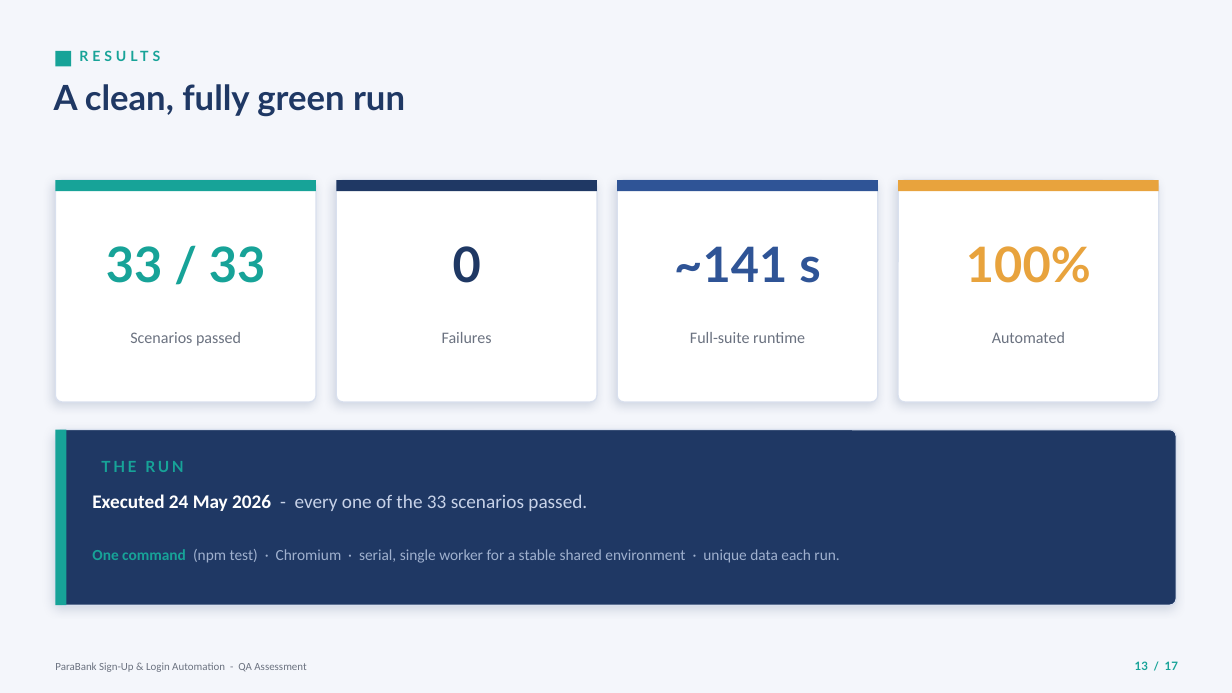
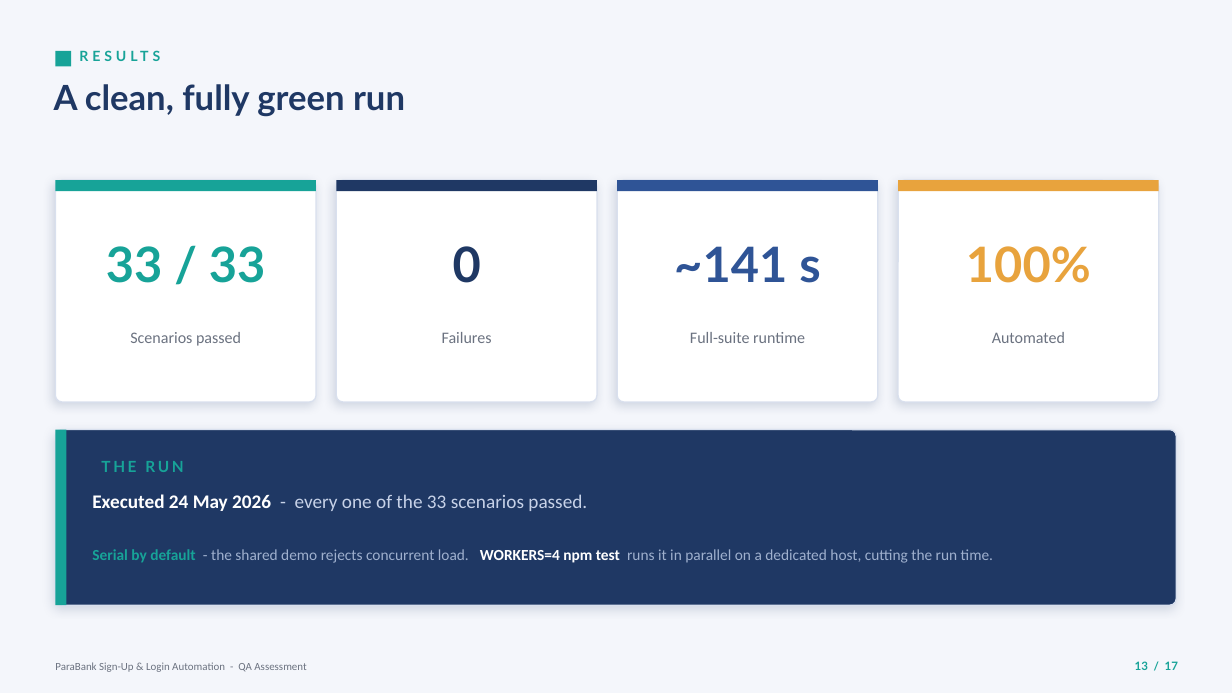
Before and after one commit to ashikmohamed86-svg/parabank-automation, a slide deck: slide 13 of presentation/ParaBank_Assessment_Demo.pptx. Drawn at 1232x693 pixels with LibreOffice and Linux fonts; fonts in the diff are those of the drawing. Boxes give left, top, right and bottom in pixels: in the first picture for what was removed or moved away, otherwise in the second. Text is boxed around its words. In the diff, an @@ line names an element or a change of style, - is before the commit and + after.

Commit message:
docs: surface the WORKERS parallel-run option in README, deck, script and test plan

```diff
--- a/presentation/ParaBank_Assessment_Demo.pptx
+++ b/presentation/ParaBank_Assessment_Demo.pptx
@@ text at [92, 549, 993, 563]: text changed @@
-One command (npm test) · Chromium · serial, single worker for a stable shared environment · unique data each run.
+Serial by default - the shared demo rejects concurrent load. WORKERS=4 npm test runs it in parallel on a dedicated host, cutting the run time.
```
Also in this commit, not shown: 3 other files.
